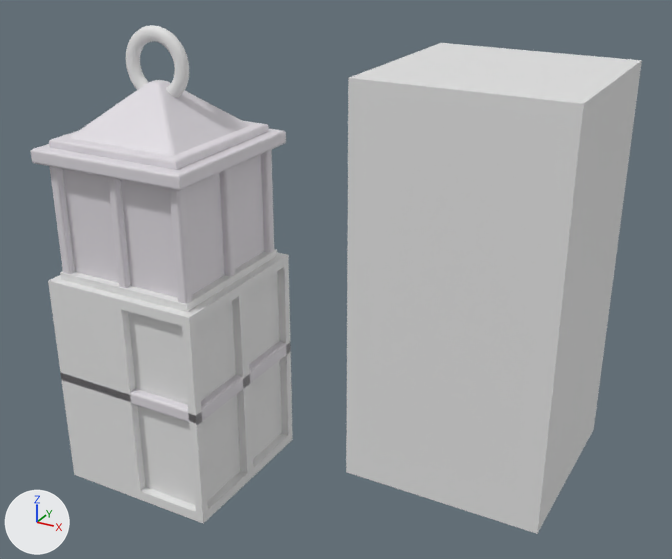
Renders of the FBX model _Project/Assets/3_3DAssets/Farolillo.fbx from each side of a commit.
Before and after are seen from a 50 mm lens placed at (0.99, -1.197, 0.845), pointed at (0.317, 0.026, 0.233). The axes (+X, +Y, +Z) are drawn at lower left. The lights are the same throughout. Where no turn or scale is listed for an object, it has been applied to the vertices.

Objects in the first picture: 'Cubo', 'Cubo.001', 'Cubo.002', 'Toroide'.
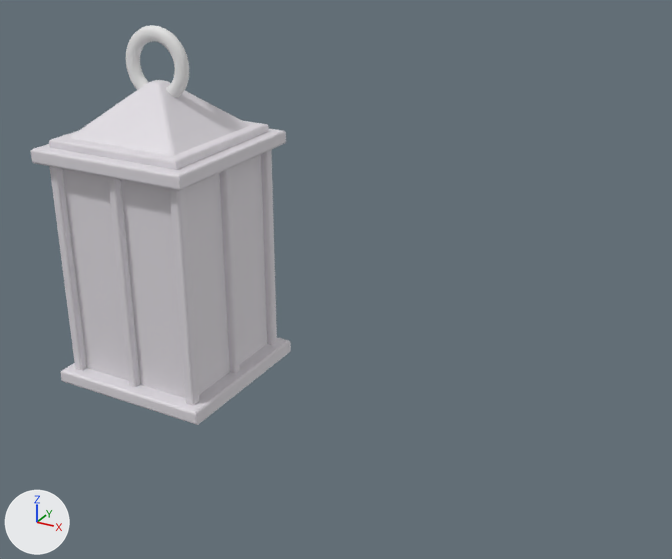
Pixel boxes (x1, y1, x2, y2) of what changed, in the pictures (672 x 559 px):
'Cubo.002', deleted: before (346, 43, 642, 534)
'Cubo', deleted: before (48, 249, 293, 524)

The change, as a diff of the scene's bpy script:
```diff
--- a/_Project/Assets/3_3DAssets/Farolillo.fbx.py
+++ b/_Project/Assets/3_3DAssets/Farolillo.fbx.py
@@ ob_cubo @@
-ob_cubo = bpy.data.objects.new('Cubo', me_cubo)
-ob_cubo.location = (0.0, 0.0, 0.0)
@@ ob_cubo_002 @@
-ob_cubo_002 = bpy.data.objects.new('Cubo.002', me_cubo_002)
-ob_cubo_002.location = (0.0, 0.0, 0.0)
```
